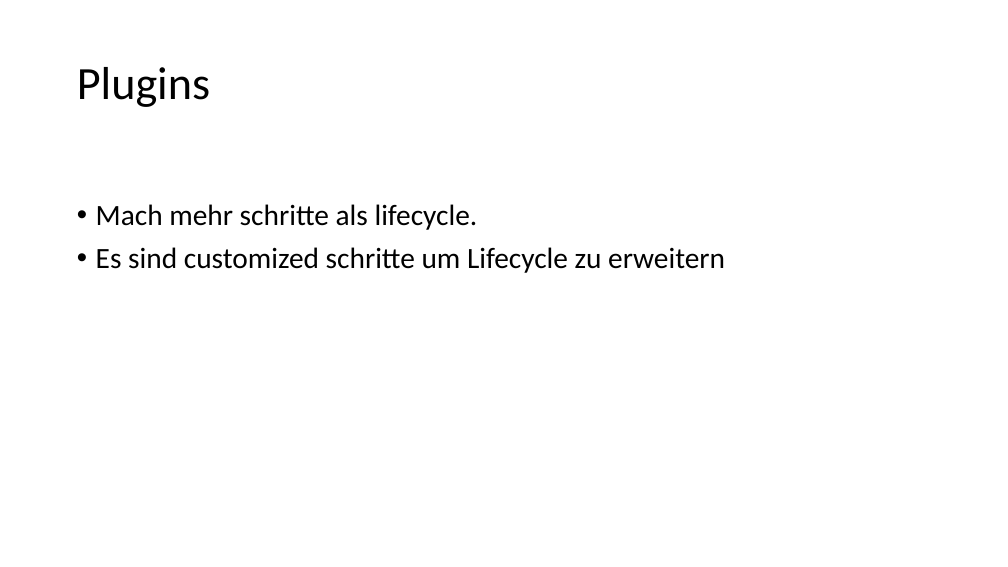
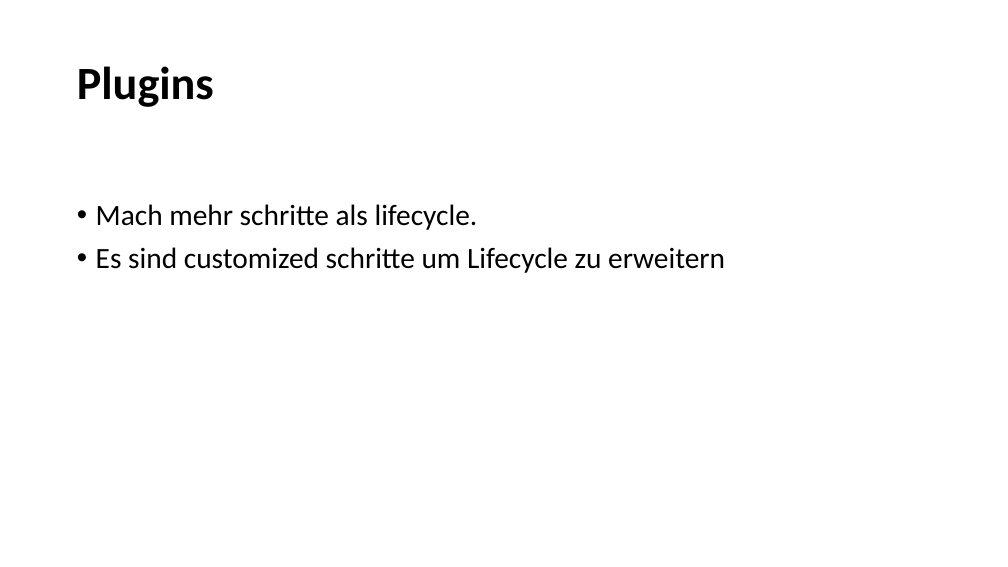
Before and after one commit to cedrica/schulung, a slide deck: slide 11 of MAVEN.pptx (slide 12 before the commit). Drawn at 1008x567 pixels with LibreOffice and Linux fonts; fonts in the diff are those of the drawing. Boxes give left, top, right and bottom in pixels: in the first picture for what was removed or moved away, otherwise in the second. Text is boxed around its words. In the diff, an @@ line names an element or a change of style, - is before the commit and + after.

```diff
--- a/MAVEN.pptx
+++ b/MAVEN.pptx
@@ title "Plugins" at (77, 66, 214, 107): bold on @@
```
Also in this commit, not shown: 2 other slides changed, 5 slides added, 4 slides removed, 16 other files.
